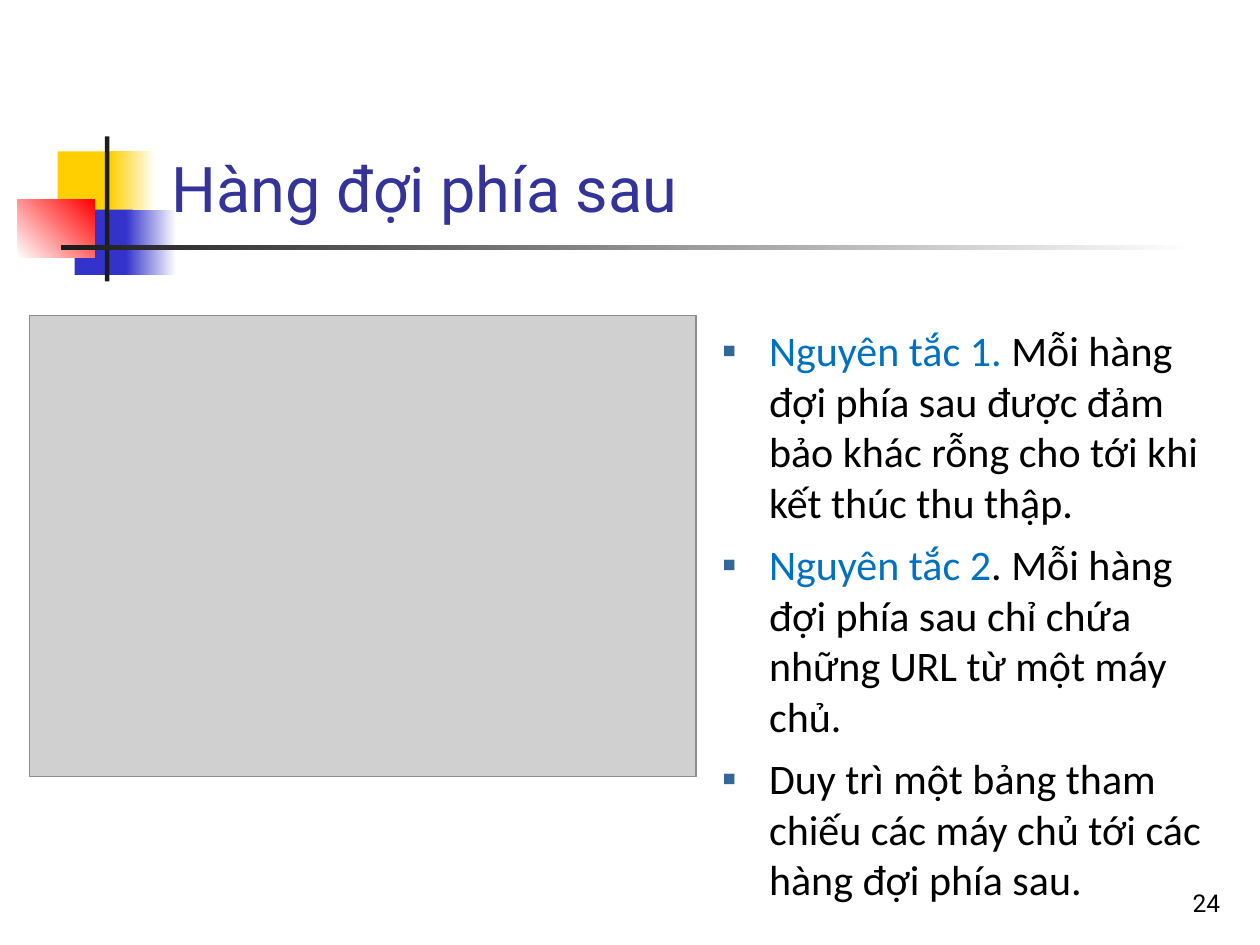
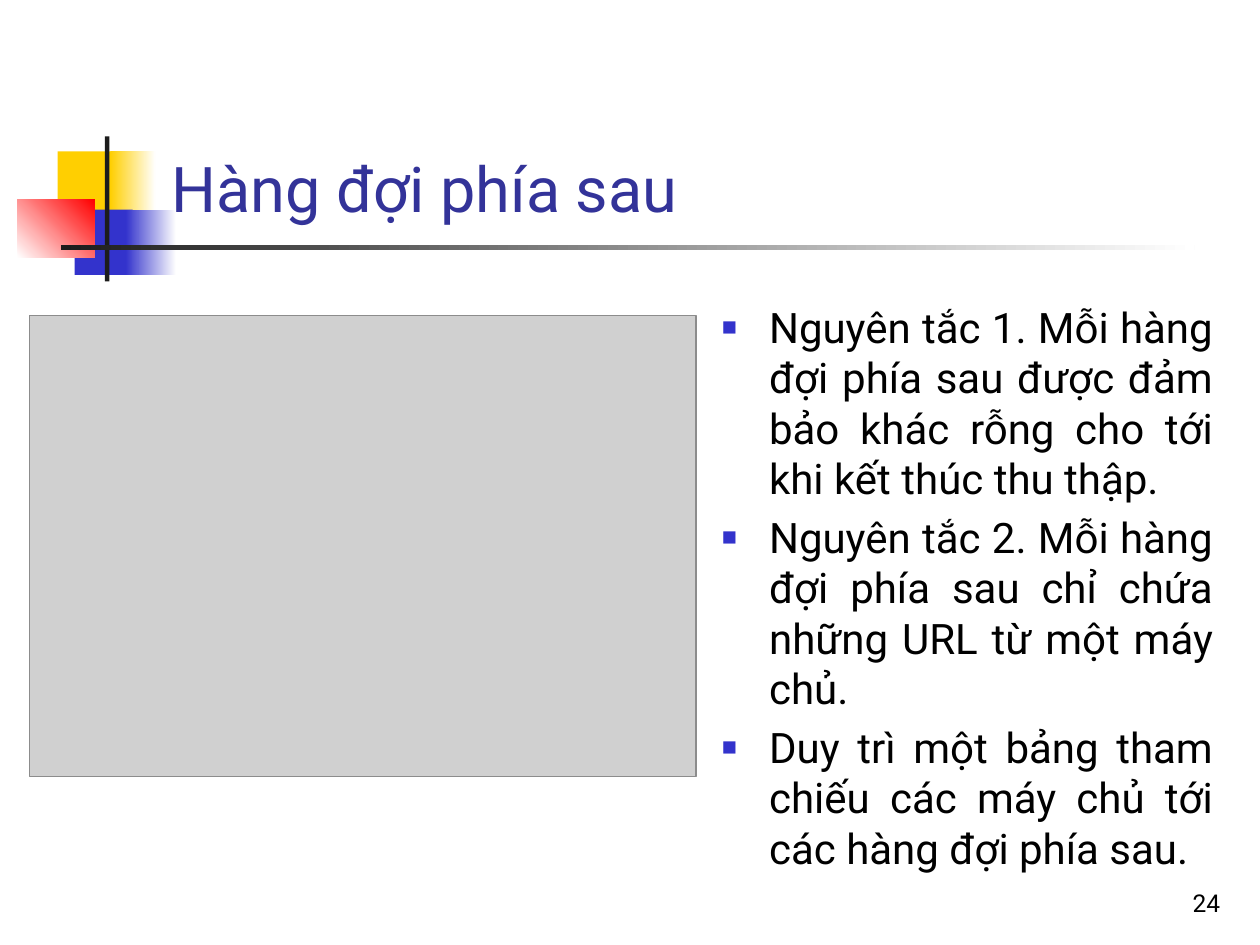
Before and after one commit to nguyenkhanhthien/IT4853, a slide deck: slide 24 of Bai 23 Thu thap du lieu.pptx. Drawn at 1260x945 pixels with LibreOffice and Linux fonts; fonts in the diff are those of the drawing; grey boxes stand for pictures. Boxes give left, top, right and bottom in pixels: in the first picture for what was removed or moved away, otherwise in the second. Text is boxed around its words. In the diff, an @@ line names an element or a change of style, - is before the commit and + after.

```diff
--- a/Bai 23 Thu thap du lieu.pptx
+++ b/Bai 23 Thu thap du lieu.pptx
@@ text "Nguyên tắc 1. Mỗi hàng ...": place and size @@
-text "Nguyên tắc 1. Mỗi hàng ..." at [769, 332, 1201, 852]
+text "Nguyên tắc 1. Mỗi hàng ..." at [769, 308, 1213, 873]
@@ text "Nguyên tắc 1. Mỗi hàng ..." at [769, 308, 1213, 873]: font Calibri to Roboto; text colour #0070C0 to #000000 in "Nguyên tắc 1.", "Nguyên tắc 2."; alignment left to justified; bullet ▪ to ■; less space between paragraphs; bullet colour #336699 to #3333CC @@
```
Also in this commit, not shown: 7 other slides changed, 1 slide added, 4 other files.
